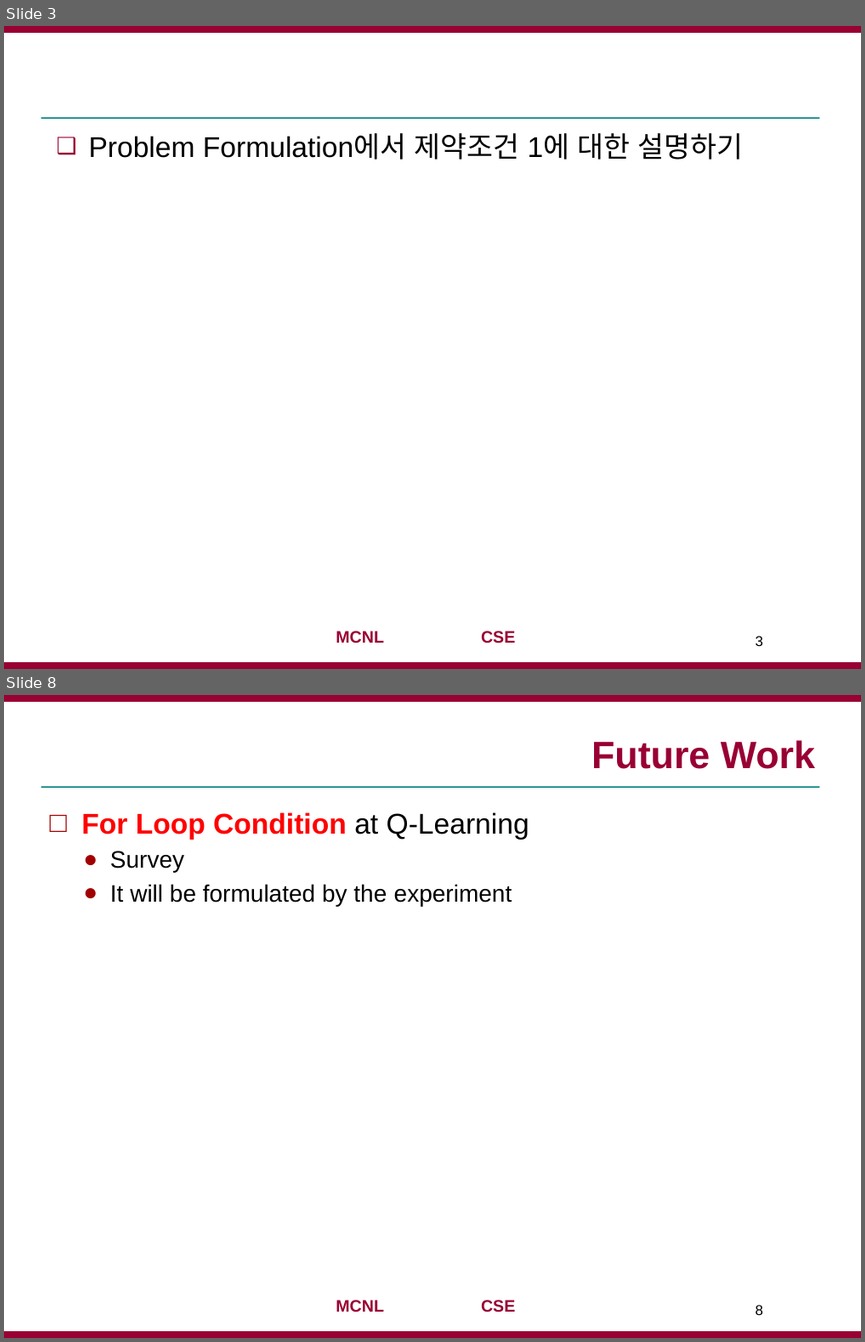
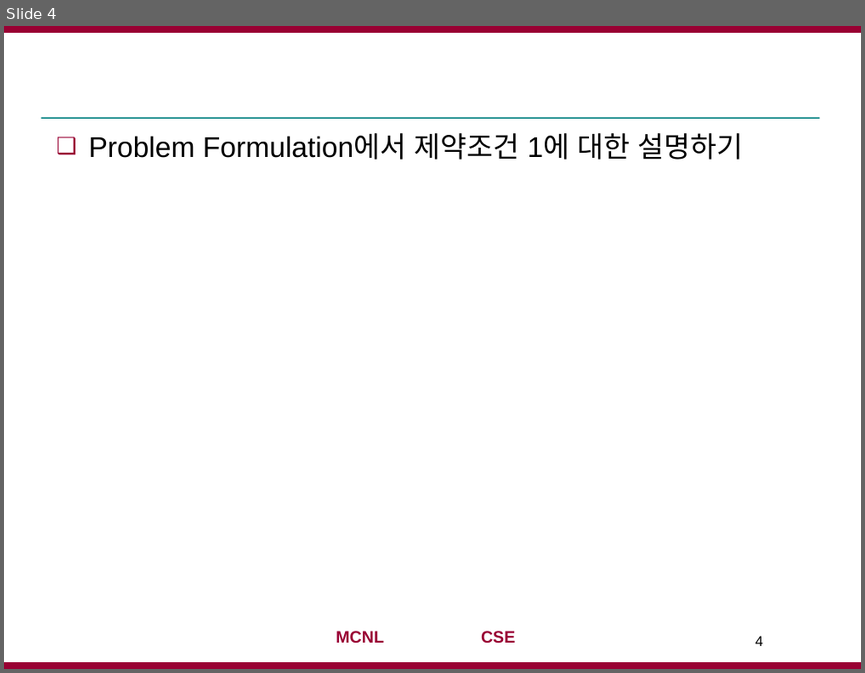
Before and after one commit to jaejunha/Paper, a slide deck: Daily(written_by_Korean)/180727.pptx. Shown one above the other, each under a label of ours: slides 3 and 8 before the commit, slide 4 after it; the slides between them are not shown. The pictures are 865x1342 and 865x673 pixels, drawn with LibreOffice and Linux fonts; fonts in the diff are those of the drawing; background and template pictures are left out. Boxes give left, top, right and bottom in pixels: in the first picture for what was removed or moved away, otherwise in the second. Text is boxed around its words. In the diff, an @@ line names an element or a change of style, - is before the commit and + after.

```diff
--- a/Daily(written_by_Korean)/180727.pptx
+++ b/Daily(written_by_Korean)/180727.pptx
@@ slide 8 removed at (x1=4, y1=695, x2=861, y2=1338), background #FFFFFF; not listed: 4 template elements that a slide beside it also shows @@
@@ title removed at (x1=591, y1=740, x2=815, y2=769) @@
-Future Work
@@ text removed at (x1=81, y1=812, x2=529, y2=906) @@
-□ For Loop Condition at Q-Learning
-  ● Survey
-  ● It will be formulated by the experiment
@@ page number removed at (x1=755, y1=1304, x2=763, y2=1315) @@
-8
@@ what was slide 3 is now slide 4 @@
@@ page number at (x1=755, y1=635, x2=763, y2=646): text changed @@
-3
+4
```
Also in this commit, not shown: 2 slides changed, 8 slides added, 3 other slides removed, 1 other file.
